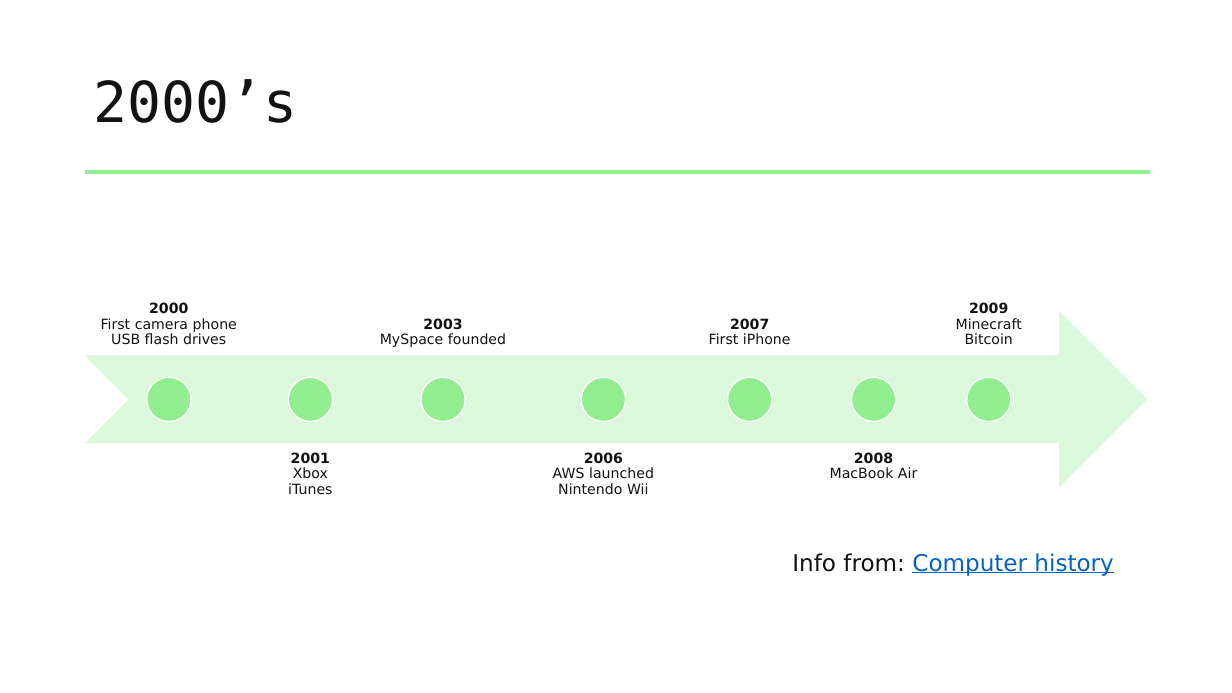
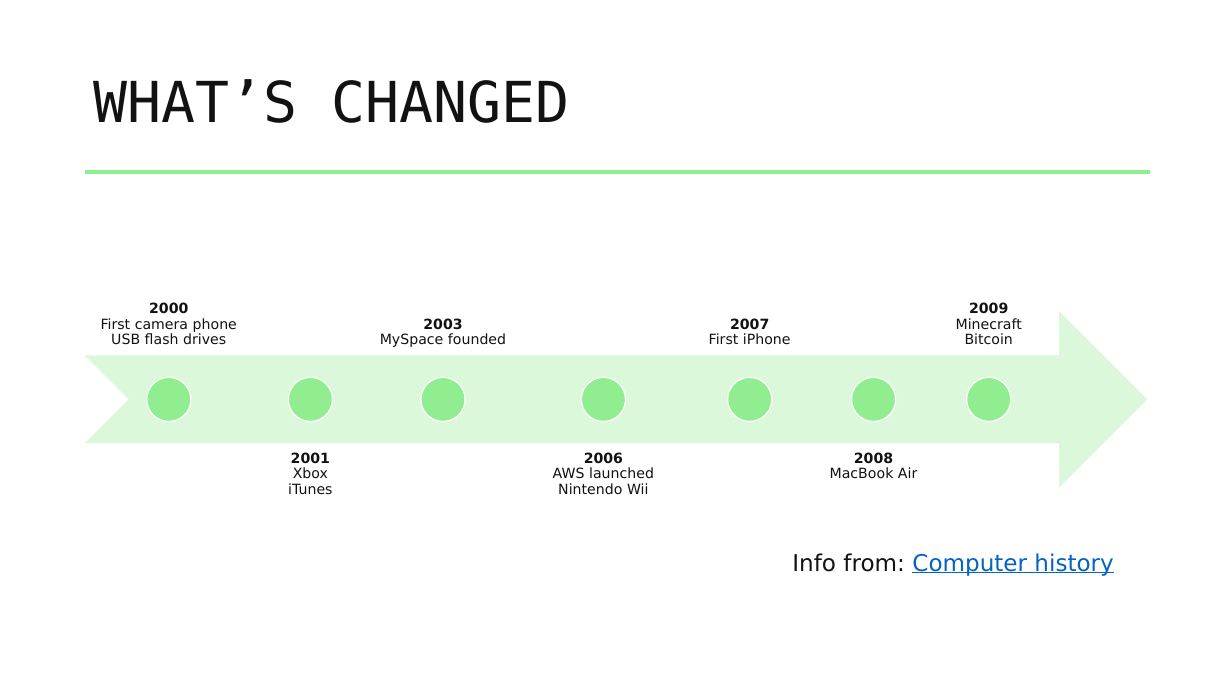
Before and after one commit to benchiverton/Blog, a slide deck: slide 10 of src/BenChiverton.Blog/Resources/Downloads/evolution_of_IT/evolution_of_IT.pptx (slide 7 before the commit). Drawn at 1232x693 pixels with LibreOffice and Linux fonts; fonts in the diff are those of the drawing. Boxes give left, top, right and bottom in pixels: in the first picture for what was removed or moved away, otherwise in the second. Text is boxed around its words. In the diff, an @@ line names an element or a change of style, - is before the commit and + after.

```diff
--- a/src/BenChiverton.Blog/Resources/Downloads/evolution_of_IT/evolution_of_IT.pptx
+++ b/src/BenChiverton.Blog/Resources/Downloads/evolution_of_IT/evolution_of_IT.pptx
@@ title at [94, 79, 570, 123]: text changed @@
-2000’s
+WHAT’S CHANGED
```
Also in this commit, not shown: 7 other slides changed, 15 slides added, 3 slides removed.
